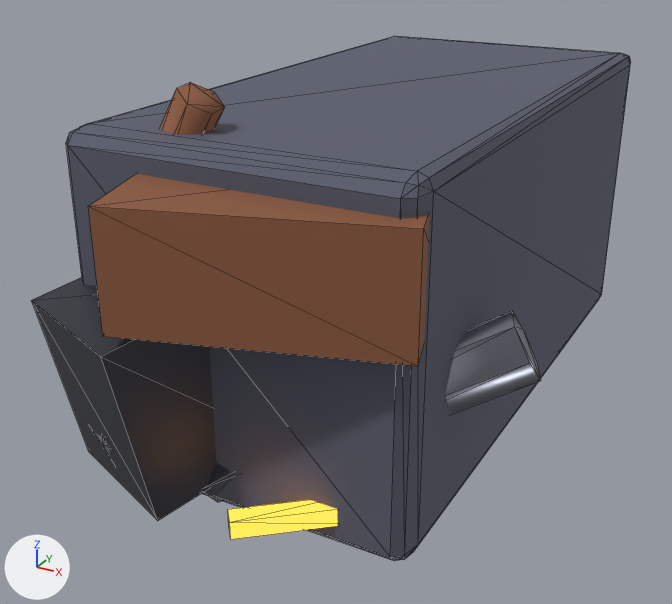
Two versions of the glTF model assets/models/tile_junk.glb, one commit apart.
One viewpoint serves both versions: a camera (50 mm lens) standing at (1.19, -2.57, 1.0) and looking at (-0.07, -0.28, -0.15). The axes (+X, +Y, +Z) are drawn at lower left. The lights are the same throughout. The picture after the commit comes second. Mesh edges are drawn as thin lines. Vertices at exactly the same position are counted once.

In view in the first picture: 'body'.
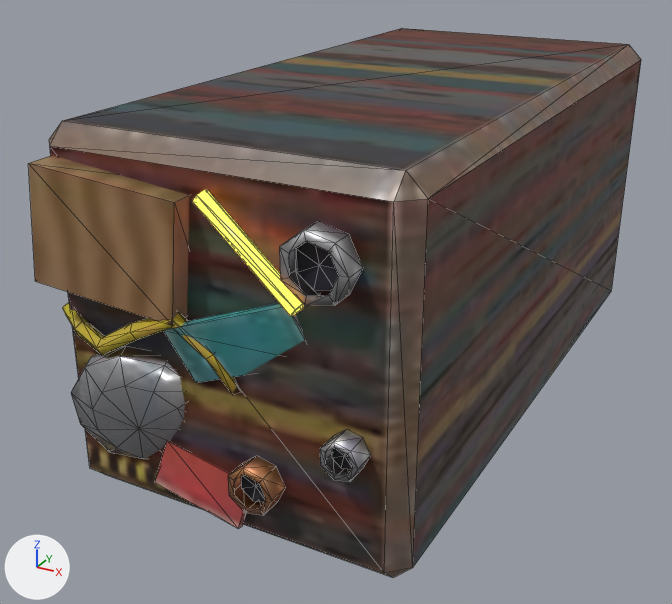
Where the change shows, as pixel boxes [x1, y1, x2, y2] in the pictures (672 x 604 px):
'body', reshaped, rescaled: before [32, 36, 631, 561]; after [28, 28, 641, 578]
part 1 of me_cube, rebuilt: before [66, 36, 631, 561]; after [49, 28, 641, 578]
part 2 of me_cube, deleted: before [32, 82, 541, 539]
part 3 of me_cube, added: after [28, 155, 371, 528]

The change, as a list of edits to the scene's bpy script:
```text
Add img_tile_junk_albedo:
    img_tile_junk_albedo = load_image('tile_junk_albedo', '_unpacked/tile_junk_albedo', 256, 256, 'sRGB')
Add img_tile_junk_orm:
    img_tile_junk_orm = load_image('tile_junk_orm', '_unpacked/tile_junk_orm', 256, 256, 'Non-Color')
Add img_tile_junk_normal:
    img_tile_junk_normal = load_image('tile_junk_normal', '_unpacked/tile_junk_normal', 256, 256, 'Non-Color')
Add mat_junk_neon:
    mat_junk_neon = principled_material('junk_neon')
    mat_junk_neon.base_color = (0.3, 0.1, 0.02)  # brown #955927
    mat_junk_neon.roughness = 0.35
    mat_junk_neon.emission_color = (1.0, 0.4, 0.05)  # orange #ffaa3f
    mat_junk_neon.emission_strength = 3.0
Add mat_tile_junk_baked:
    mat_tile_junk_baked = bpy.data.materials.new('tile_junk_baked')
    # uses the picture img_tile_junk_albedo
    # uses the picture img_tile_junk_normal
    # uses the picture img_tile_junk_orm
Change me_cube:
    used by ob_body; location = (0.0, 0.0, 0.0); scale = (0.96, 1.9, 0.96)
    remove me_cube.from_pydata(...)  # 124 vertices, 220 faces; spans x -0.552..0.697, y -0.634..0.5, z -0.5..0.611
    remove me_cube.materials.append(mat_m00)  # greyish blue #656979
    remove me_cube.materials.append(mat_m01)  # brown #956145
    remove me_cube.materials.append(mat_m02)  # dark grey #4b4d57
    remove me_cube.materials.append(mat_m03)  # grey #999eaa
    remove me_cube.materials.append(mat_m04)  # brown #89591d, glowing orange #ffaa3f
    remove me_cube.materials.append(mat_m05)  # light grey #ced1da
    add me_cube.from_pydata(...)  # 237 vertices, 366 faces; spans x -0.5..0.5, y -1.083..1.0, z -0.5..0.5
    me_cube part 1: the loose piece of 56 vertices spanning x -0.5..0.5, y -0.5..0.5, z -0.5..0.5 is rebuilt with 24 vertices and now spans x -0.5..0.5, y -1.0..1.0, z -0.5..0.5, in mat_tile_junk_baked
    me_cube part 2: 6 loose pieces with 68 vertices, spanning x -0.552..0.697, y -0.634..-0.267, z -0.493..0.611, are deleted
    me_cube part 3
    181 vertices are added at x -0.481..0.41, y -1.083..-0.886, z -0.445..0.429
    21 new vertices lie (0.0, 0.06, 0.0) away from vertices in x 0.061..0.41, y -1.06, z -0.363..0.383
    6 new vertices lie (0.26, -0.03, -0.2) away from vertices in x -0.013..0.013, y -1.04..-1.0, z 0.383..0.417
    5 new vertices lie (0.011, -0.037, -0.01) away from vertices in x -0.433..-0.077, y -1.017..-0.923, z -0.407..-0.023
    304 new faces join them, mat_tile_junk_baked
    20 new faces join them, mat_junk_neon (brown #955927, glowing orange #ffaa3f)
    add me_cube.materials.append(mat_tile_junk_baked)
    add me_cube.materials.append(mat_junk_neon)  # brown #955927, glowing orange #ffaa3f
Change ob_body:
    ob_body.scale: (0.96, 1.9, 0.96) -> (1.0, 1.0, 1.0)
```
